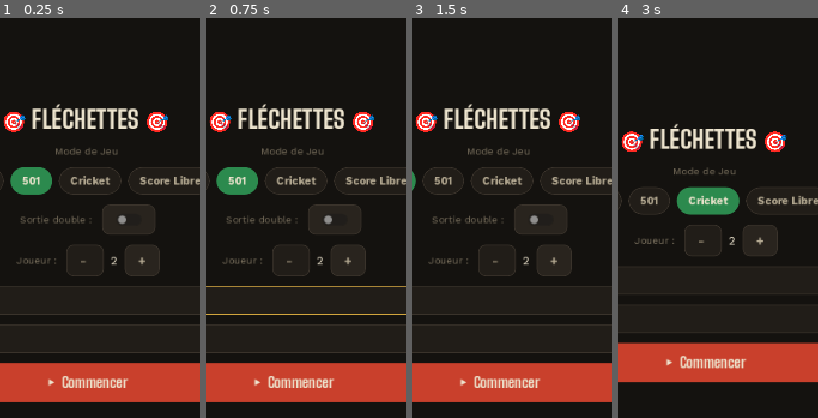
Above: before the commit, frames 1-4 (left to right).
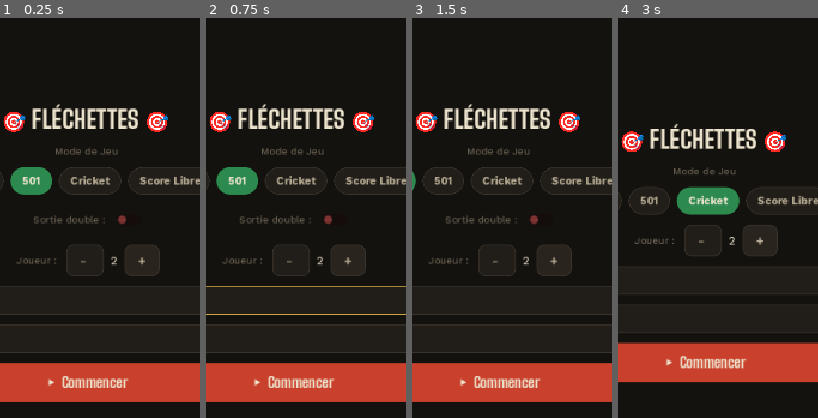
Above: after the commit, the same moments.

Repository: hugewilfried-hub/flechepointe
Game: Godot game, scene res://scenes/MainMenu.tscn
The game is run twice, just before and just after one commit, with the same random seed, the same clock (stepped at 60 frames per second) and the same inputs.
Inputs (mouse positions are % of the whole screen's width and height, from its top left):
- Up to frame 1 (0.25 s): no input
- Up to frame 2 (0.75 s): click (54, 56) at 0.52 s; type "Alex" at 0.6 s
- Up to frame 3 (1.5 s): click (54, 61) at 0.75 s; type "Alex" at 0.83 s; click "301" at 1.25 s
- Up to frame 4 (3 s): click "501" at 2 s; click "Cricket" at 2.75 s
The pictures show only the part of the screen within x 28-78%, y 21-71%; the shares and areas given below are measured in that part.

The runs differ from the first frame. In frame 1, 0.7% of the frame differs, in the area x 10-78%, y 46-54%; in frame 2, 0.7%; in frame 3, 0.7%; in frame 4, nothing differs.

Commit message:
Colore le switch Sortie double selon son etat (vert/rouge)
Le CheckButton natif est teinte en vert quand actif, en rouge quand
inactif, avec un fond transparent (pas de carre colore autour de
l'icone du switch).

Co-Authored-By: Claude Sonnet 5 <noreply@anthropic.com>

Diff:
--- a/scenes/MainMenu.gd
+++ b/scenes/MainMenu.gd
@@ -50,6 +50,7 @@
 		_double_out   = GameData.double_out
 
 	chk_double_out.button_pressed = _double_out
+	_refresh_double_out_style()
 	_rebuild_names()
 	_refresh_mode_buttons()
 	_refresh_count_label()
@@ -89,6 +90,16 @@
 func _on_double_out_toggled(pressed: bool) -> void:
 	print("[MainMenu] Sortie double -> %s" % pressed)
 	_double_out = pressed
+	_refresh_double_out_style()
+
+## Switch basique : teinte le CheckButton natif en vert quand activé,
+## en rouge quand désactivé. Le fond (StyleBox) est rendu transparent
+## pour éviter le carré coloré autour de l'icône.
+func _refresh_double_out_style() -> void:
+	var empty_style := StyleBoxEmpty.new()
+	for state in ["normal", "hover", "pressed", "hover_pressed", "focus"]:
+		chk_double_out.add_theme_stylebox_override(state, empty_style)
+	chk_double_out.modulate = Color(0.35, 0.85, 0.45) if _double_out else Color(0.9, 0.35, 0.35)
 
 func _refresh_count_label() -> void:
 	lbl_count.text = str(_player_count)
--- a/scenes/MainMenu.tscn
+++ b/scenes/MainMenu.tscn
@@ -1,8 +1,8 @@
-[gd_scene load_steps=2 format=3 uid="uid://dgpdewe024soj"]
+[gd_scene format=3 uid="uid://dgpdewe024soj"]
 
 [ext_resource type="Script" uid="uid://c10ktuornp5sv" path="res://scenes/MainMenu.gd" id="1_yqorp"]
 
-[node name="MainMenu" type="Control"]
+[node name="MainMenu" type="Control" unique_id=423795663]
 layout_mode = 3
 anchors_preset = 15
 anchor_right = 1.0
@@ -11,7 +11,7 @@
 grow_vertical = 2
 script = ExtResource("1_yqorp")
 
-[node name="VBoxContainer" type="VBoxContainer" parent="."]
+[node name="VBoxContainer" type="VBoxContainer" parent="." unique_id=2135572787]
 layout_mode = 1
 anchors_preset = 15
 anchor_right = 1.0
@@ -20,83 +20,83 @@
 grow_vertical = 2
 alignment = 1
 
-[node name="titre" type="Label" parent="VBoxContainer"]
+[node name="titre" type="Label" parent="VBoxContainer" unique_id=1526266676]
 layout_mode = 2
 theme_type_variation = &"TitleLabel"
+text = "🎯 FLÉCHETTES 🎯 "
 horizontal_alignment = 1
-text = "🎯 FLÉCHETTES 🎯 "
 
-[node name="label mode de jeu" type="Label" parent="VBoxContainer"]
+[node name="label mode de jeu" type="Label" parent="VBoxContainer" unique_id=153259754]
 layout_mode = 2
 theme_type_variation = &"MutedLabel"
+text = "Mode de Jeu "
 horizontal_alignment = 1
-text = "Mode de Jeu "
 
-[node name="mode_box" type="HFlowContainer" parent="VBoxContainer"]
+[node name="mode_box" type="HFlowContainer" parent="VBoxContainer" unique_id=1856418077]
 layout_mode = 2
 alignment = 1
 
-[node name="btn_301" type="Button" parent="VBoxContainer/mode_box"]
+[node name="btn_301" type="Button" parent="VBoxContainer/mode_box" unique_id=401579492]
 layout_mode = 2
 theme_type_variation = &"SegButton"
 text = "301"
 
-[node name="btn_501" type="Button" parent="VBoxContainer/mode_box"]
+[node name="btn_501" type="Button" parent="VBoxContainer/mode_box" unique_id=1225306201]
 layout_mode = 2
 theme_type_variation = &"SegButton"
 text = "501"
 
-[node name="bnt_cricket" type="Button" parent="VBoxContainer/mode_box"]
+[node name="bnt_cricket" type="Button" parent="VBoxContainer/mode_box" unique_id=1053058241]
 layout_mode = 2
 theme_type_variation = &"SegButton"
 text = "Cricket"
 
-[node name="bnt_free" type="Button" parent="VBoxContainer/mode_box"]
+[node name="bnt_free" type="Button" parent="VBoxContainer/mode_box" unique_id=1206127107]
 layout_mode = 2
 theme_type_variation = &"SegButton"
 text = "Score Libre"
 
-[node name="double_out_row" type="HFlowContainer" parent="VBoxContainer"]
+[node name="double_out_row" type="HFlowContainer" parent="VBoxContainer" unique_id=1715932264]
 layout_mode = 2
 alignment = 1
 
-[node name="Label" type="Label" parent="VBoxContainer/double_out_row"]
+[node name="Label" type="Label" parent="VBoxContainer/double_out_row" unique_id=738328165]
 layout_mode = 2
 theme_type_variation = &"MutedLabel"
 text = "Sortie double : "
 
-[node name="chk_double_out" type="CheckButton" parent="VBoxContainer/double_out_row"]
+[node name="chk_double_out" type="CheckButton" parent="VBoxContainer/double_out_row" unique_id=550217374]
 layout_mode = 2
 
-[node name="joueur_row" type="HFlowContainer" parent="VBoxContainer"]
+[node name="joueur_row" type="HFlowContainer" parent="VBoxContainer" unique_id=1581853831]
 layout_mode = 2
 alignment = 1
 
-[node name="Label" type="Label" parent="VBoxContainer/joueur_row"]
+[node name="Label" type="Label" parent="VBoxContainer/joueur_row" unique_id=465683988]
 layout_mode = 2
 theme_type_variation = &"MutedLabel"
 text = "Joueur : "
 
-[node name="btn_minus" type="Button" parent="VBoxContainer/joueur_row"]
+[node name="btn_minus" type="Button" parent="VBoxContainer/joueur_row" unique_id=66653889]
 layout_mode = 2
 text = "- "
 
-[node name="lbl_count" type="Label" parent="VBoxContainer/joueur_row"]
+[node name="lbl_count" type="Label" parent="VBoxContainer/joueur_row" unique_id=422383315]
 layout_mode = 2
 text = "2"
 
-[node name="btn_plus" type="Button" parent="VBoxContainer/joueur_row"]
+[node name="btn_plus" type="Button" parent="VBoxContainer/joueur_row" unique_id=948922500]
 layout_mode = 2
 text = "+"
 
-[node name="VBoxContainer" type="VBoxContainer" parent="VBoxContainer"]
+[node name="VBoxContainer" type="VBoxContainer" parent="VBoxContainer" unique_id=486320885]
 layout_mode = 2
 
-[node name="LineEdit" type="LineEdit" parent="VBoxContainer/VBoxContainer"]
+[node name="LineEdit" type="LineEdit" parent="VBoxContainer/VBoxContainer" unique_id=1510092477]
 layout_mode = 2
 alignment = 1
 
-[node name="btn_start" type="Button" parent="VBoxContainer"]
+[node name="btn_start" type="Button" parent="VBoxContainer" unique_id=630686177]
 layout_mode = 2
 theme_type_variation = &"PrimaryButton"
 text = "▶  Commencer"
